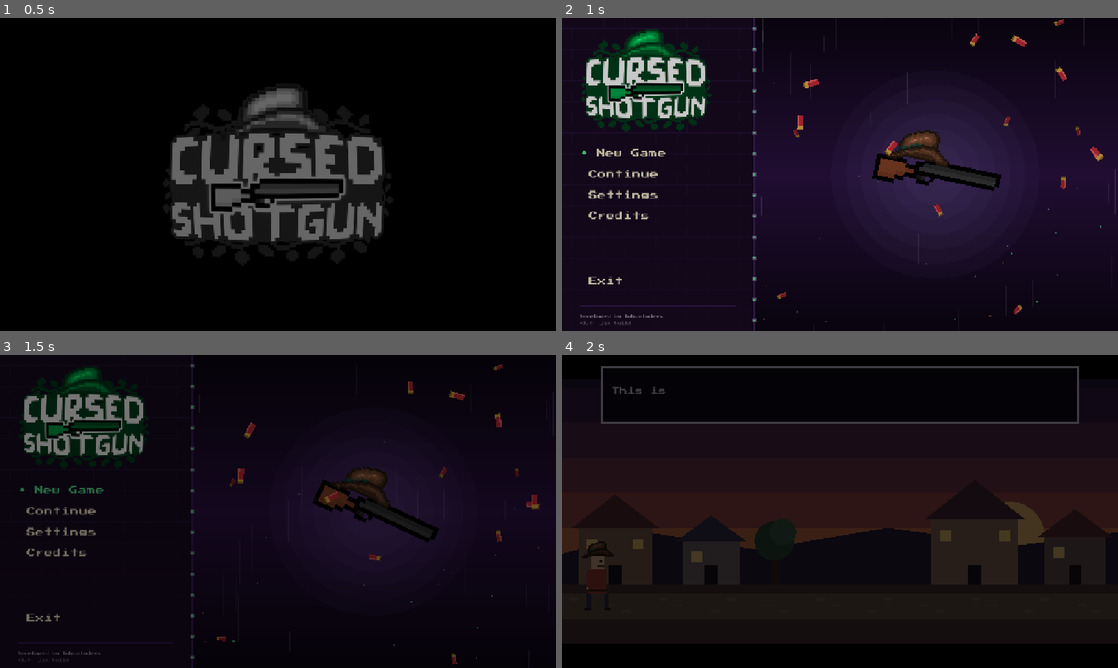
Above: before the commit, frames 1-4 (two rows, left to right).
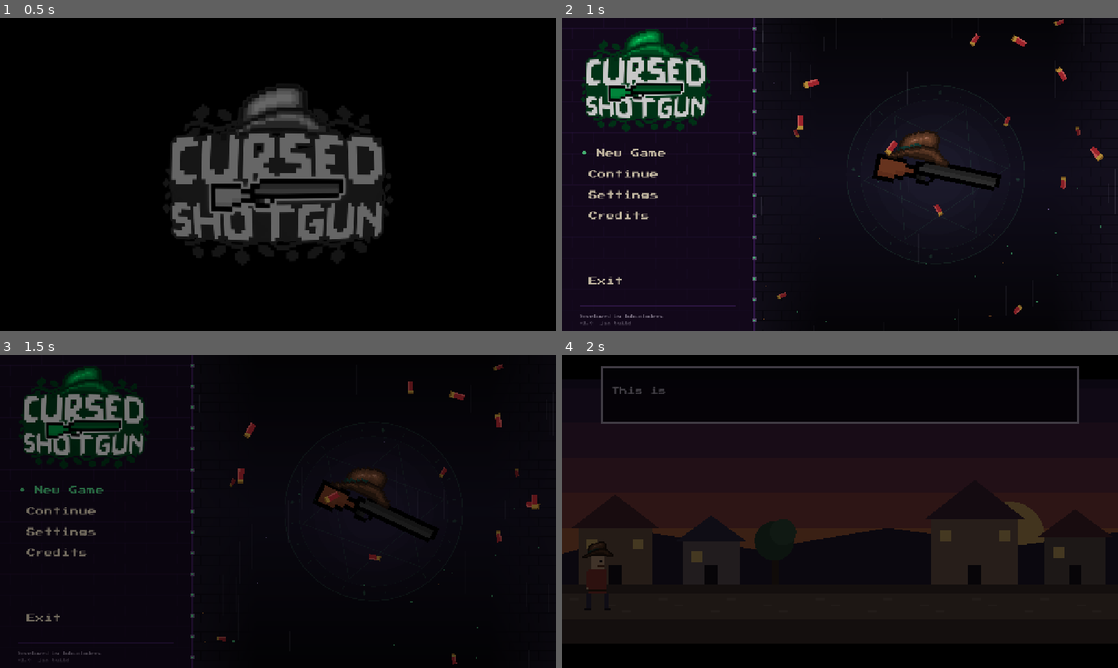
Above: after the commit, the same moments.

Repository: xerces22/recoil
Game: Godot game, scene res://intro.tscn
Same seed, same stepped clock (60 frames per second), same inputs: the game is played once before the commit and once after it. Sound files missing from this copy of the repository are replaced by a short silence.
Inputs (mouse positions are in pixels of both pictures, inside the frame that each line leads up to):
- Up to frame 1 (0.5 s): no input
- Up to frame 2 (1 s): tap Enter at 0.5 s; move the mouse to (962, 158) at 0.52 s; tap R at 0.6 s; click (962, 158) at 0.67 s
- Up to frame 3 (1.5 s): click "New Game" at 1.25 s
- Up to frame 4 (2 s): no input

Frame 1 is identical in both runs. In frame 2, 12% of the frame differs, in the area x 34-100%, y 18-79%; in frame 3, less than 0.1%; in frame 4, nothing differs.

Commit message:
Title void: darker, less purple, falling-down-the-tower walls and a curse sigil
Background is near-black with a hint of indigo. Faint brick shaft walls scroll
up on both edges and fade seamlessly into the void, so it reads as falling down
the tower. A faint green rune circle and hexagram turn slowly behind the gun.
Glow and streaks toned down.

Diff:
--- a/title_void.gd
+++ b/title_void.gd
@@ -77,24 +77,27 @@
 func _draw() -> void:
 	var w := size.x
 	var h := size.y
-	# Void: deep purple, a little lighter through the middle.
-	var top := Color("#0b0512")
-	var mid := Color("#2a1140")
+	# Void: near-black with just a hint of indigo, a little lighter through the middle.
+	var top := Color("#060509")
+	var mid := Color("#151123")
 	draw_polygon(PackedVector2Array([Vector2(0, 0), Vector2(w, 0), Vector2(w, h * 0.5), Vector2(0, h * 0.5)]),
 		PackedColorArray([top, top, mid, mid]))
 	draw_polygon(PackedVector2Array([Vector2(0, h * 0.5), Vector2(w, h * 0.5), Vector2(w, h), Vector2(0, h)]),
 		PackedColorArray([mid, mid, top, top]))
 
 	var centre := Vector2(left + (w - left) * 0.5, h * 0.5)
-	# Curse glow behind the gun, pulsing slowly between green and violet.
+	_draw_shaft(w, h, mid)
+
+	# Curse glow behind the gun, pulsing slowly between green and violet, kept faint.
 	var pulse := (sin(_time * 0.9) + 1.0) / 2.0
-	var glow := Color("#57e08f").lerp(Color("#b46cff"), pulse)
-	for ring in 6:
+	var glow := Color("#57e08f").lerp(Color("#8a5cc4"), pulse)
+	for ring in 5:
 		var r := 70.0 + ring * 34.0
-		draw_circle(centre, r, Color(glow, 0.045))
+		draw_circle(centre, r, Color(glow, 0.03))
+	_draw_sigil(centre)
 
 	for streak: Dictionary in _streaks:
-		draw_rect(Rect2(streak.pos.round(), Vector2(2, streak.length)), Color(0.85, 0.75, 1.0, streak.alpha))
+		draw_rect(Rect2(streak.pos.round(), Vector2(2, streak.length)), Color(0.85, 0.85, 0.95, streak.alpha * 0.7))
 
 	# Shells behind the gun first (the small, far ones), then the gun, then the near ones.
 	for shell: Dictionary in _shells:
@@ -115,6 +118,64 @@
 			_draw_shell(shell)
 
 
+## Faint tower-shaft brickwork on both edges, scrolling up: we're falling down the tower.
+## Fades into the dark toward the middle so it stays in the background.
+func _draw_shaft(w: float, h: float, bg: Color) -> void:
+	const BRICK := Vector2(44, 22)
+	const DEPTH := 150.0
+	var scroll := fmod(_time * 160.0, BRICK.y * 2.0)
+	var stone := Color("#1b1626")
+	var mortar := Color("#0d0a14")
+	for side: float in [left, w - DEPTH]:
+		draw_rect(Rect2(side, 0, DEPTH, h), mortar)
+		var rows := int(h / BRICK.y) + 3
+		for row in rows:
+			var y := row * BRICK.y - scroll
+			var shift := BRICK.x * 0.5 if row % 2 == 0 else 0.0
+			var x := side - shift
+			while x < side + DEPTH:
+				var r := Rect2(Vector2(maxf(x, side) + 1.0, y + 1.0),
+					Vector2(minf(x + BRICK.x, side + DEPTH) - maxf(x, side) - 2.0, BRICK.y - 2.0))
+				if r.size.x > 0.0:
+					draw_rect(r, stone)
+				x += BRICK.x
+		# Fade the wall into the void, using the void's own colour at each height (dark at the
+		# top and bottom, lighter in the middle) so there's no seam where the wall ends.
+		var inner: float = side + DEPTH if side == left else side
+		var outer: float = side if side == left else side + DEPTH
+		var dark := Color("#060509")
+		for half in 2:
+			var y0 := h * 0.5 * half
+			var y1 := y0 + h * 0.5
+			var c0 := dark if half == 0 else bg
+			var c1 := bg if half == 0 else dark
+			draw_polygon(PackedVector2Array([Vector2(outer, y0), Vector2(inner, y0), Vector2(inner, y1), Vector2(outer, y1)]),
+				PackedColorArray([Color(c0, 0.3), Color(c0, 1.0), Color(c1, 1.0), Color(c1, 0.3)]))
+
+
+## A slow-turning curse sigil behind the gun: two rune rings and a hexagram, very faint.
+func _draw_sigil(centre: Vector2) -> void:
+	var colour := Color("#57e08f", 0.10 + 0.04 * sin(_time * 1.1))
+	var spin := _time * 0.12
+	draw_arc(centre, 205.0, 0.0, TAU, 96, colour, 2.0)
+	draw_arc(centre, 172.0, 0.0, TAU, 96, Color(colour, colour.a * 0.7), 1.0)
+	# Rune ticks between the rings, turning one way.
+	for i in 24:
+		var a := spin + i * TAU / 24.0
+		var p := centre + Vector2.from_angle(a) * 188.0
+		var len := 6.0 if i % 3 == 0 else 3.0
+		draw_line(p - Vector2.from_angle(a) * len, p + Vector2.from_angle(a) * len, colour, 2.0)
+		if i % 6 == 0:
+			var d := Vector2.from_angle(a + PI / 4.0) * 5.0
+			draw_colored_polygon(PackedVector2Array([p + d, p + d.orthogonal(), p - d, p - d.orthogonal()]), colour)
+	# Hexagram, turning the other way.
+	for tri in 2:
+		var pts := PackedVector2Array()
+		for k in 4:
+			pts.append(centre + Vector2.from_angle(-spin * 1.5 + tri * PI / 3.0 + k * TAU / 3.0) * 165.0)
+		draw_polyline(pts, Color(colour, colour.a * 0.8), 1.5)
+
+
 ## A shotgun shell: red hull with a brass base, drawn in pixels.
 func _draw_shell(shell: Dictionary) -> void:
 	var s: float = SHELL_SCALE * shell.depth
